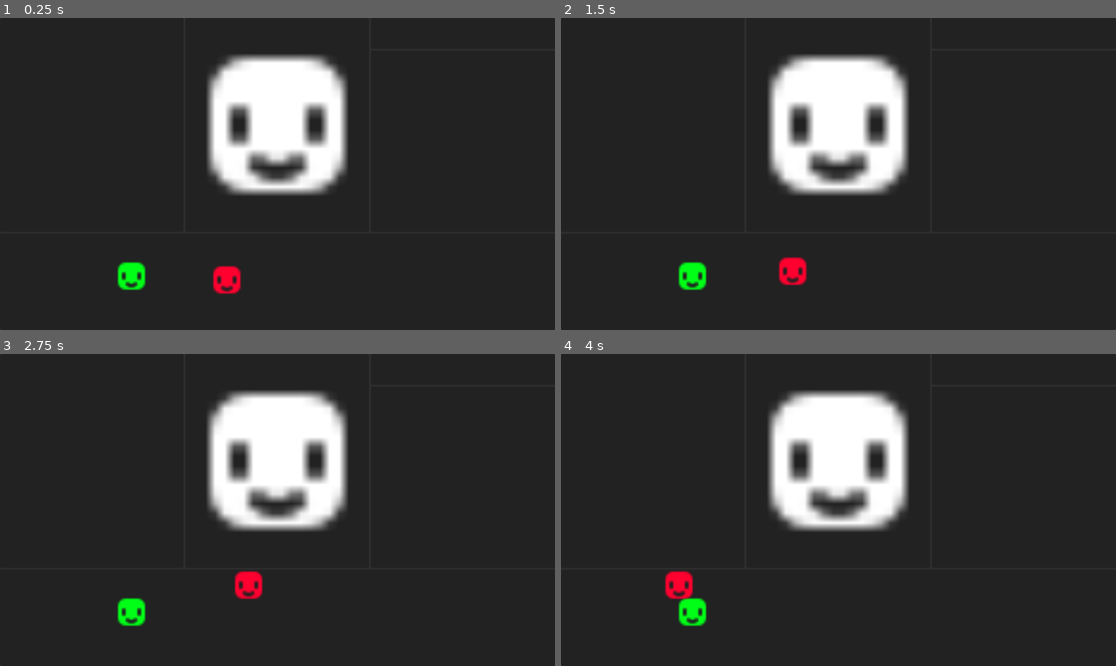
Above: before the commit, frames 1-4 (two rows, left to right).
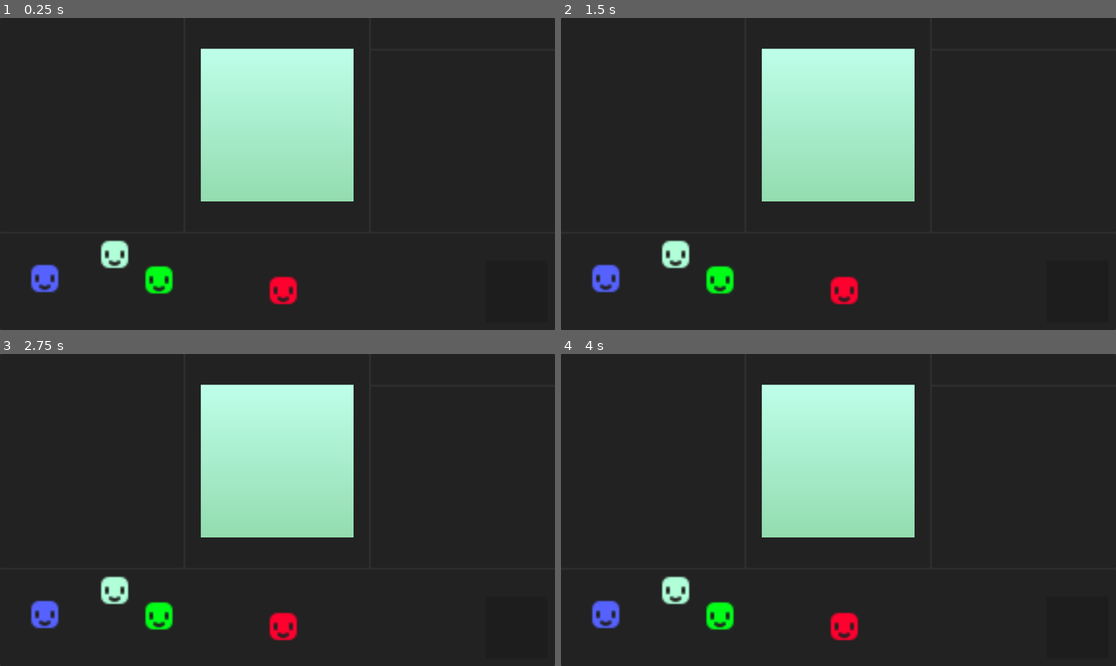
Above: after the commit, the same moments.

Repository: crtherin/sixinsync
Game: Godot game, scene res://main/main.tscn
The game is run twice, just before and just after one commit, with the same random seed, the same clock (stepped at 60 frames per second) and the same inputs.
Inputs (mouse positions are in pixels of both pictures, inside the frame that each line leads up to):
- Up to frame 1 (0.25 s): no input
- Up to frame 2 (1.5 s): tap Enter at 0.5 s; drag from (694, 276) to (894, 105) at 0.52 s; drag from (788, 280) to (810, 236) at 1.27 s
- Up to frame 3 (2.75 s): move the mouse to (333, 441) at 2.02 s; click (333, 441) at 2.17 s
- Up to frame 4 (4 s): tap Space at 2.75 s; drag from (810, 572) to (672, 463) at 2.77 s; move the mouse to (1005, 556) at 3.52 s; click (1005, 556) at 3.67 s

The runs differ from the first frame. In frame 1, 16% of the frame differs, in the area x 5-64%, y 9-92%; in frame 2, 16%; in frame 3, 16%; in frame 4, 16%.

Commit message:
main dev

Diff:
--- a/main/cup.gd
+++ b/main/cup.gd
@@ -9,27 +9,78 @@
 #endregion
 
 #region Constants
-const GROUP: StringName = &"cup"
 #endregion
 
 #region Export Variables
+@export var parent: MarginContainer
+@export var panel_customer: PanelContainer
+@export var panel_trash: PanelContainer
 #endregion
 
 #region Public Variables
+var is_pressed: bool: set = _set_pressed
+var initial_position: Vector2
 #endregion
 
 #region Private Variables
 #endregion
 
 #region OnReady Variables
+@onready var VBoxLayers := %VBoxLayers as VBoxContainer
+@onready var LayerBubbles := %LayerBubbles as TextureRect
+@onready var LayerExtras := %LayerExtras as TextureRect
+@onready var LayerTea := %LayerTea as TextureRect
+@onready var LayerMilk := %LayerMilk as TextureRect
 #endregion
 
 #region Virtual Methods
 func _ready() -> void:
-	add_to_group(GROUP)
+	Global.item_dropped_in_cup.connect(_on_item_dropped_in_cup)
+	gui_input.connect(_on_gui_input)
+	get_window().size_changed.connect(_on_window_size_changed)
+
+	reset()
+
+	await get_tree().process_frame
+
+	initial_position = global_position
+
+
+func _input(event: InputEvent) -> void:
+	if event is InputEventMouseButton:
+		var mouse_button_event := event as InputEventMouseButton
+
+		if not mouse_button_event.pressed:
+			match mouse_button_event.button_index:
+				MOUSE_BUTTON_LEFT:
+					var mouse_position: Vector2 = get_global_mouse_position()
+
+					create_tween().tween_property(self, ^"global_position", initial_position, 0.25).set_ease(Tween.EASE_OUT).set_trans(Tween.TRANS_BACK)
+
+					if Global.cup_is_dragging:
+
+						if panel_customer.get_global_rect().has_point(mouse_position):
+							Global.cup_dropped_on_customer.emit()
+
+						elif panel_trash.get_global_rect().has_point(mouse_position):
+							Global.cup_dropped_on_trash.emit()
+							reset()
+
+					is_pressed = false
+					Global.cup_is_dragging = false
+
+
+func _physics_process(_delta: float) -> void:
+	if is_pressed and not Engine.is_editor_hint():
+		global_position = global_position.lerp((get_global_mouse_position() - (size * scale) / 2.0), 0.1)
 #endregion
 
 #region Public Methods
+func reset() -> void:
+	for layer: TextureRect in [LayerBubbles, LayerExtras, LayerMilk]:
+		layer.visible = false
+		#layer.texture = null
+		layer.modulate = Color.WHITE
 #endregion
 
 #region Private Methods
@@ -39,12 +90,68 @@
 #endregion
 
 #region Signal Callbacks
+func _on_item_dropped_in_cup(item: Item) -> void:
+	print("Item: %s, dropped on cup" % item)
+
+	match item.data.type:
+		ItemData.Type.BOBA_TAPIOCA, ItemData.Type.BOBA_POPPING:
+			LayerBubbles.visible = true
+			#LayerBubbles.texture = item.data.cup_texture
+			LayerBubbles.modulate = item.data.cup_modulate
+
+		ItemData.Type.TEA_BLACK, ItemData.Type.TEA_GREEN, ItemData.Type.TEA_OOLONG:
+			LayerTea.visible = true
+			#LayerTea.texture = item.data.cup_texture
+			LayerTea.modulate = item.data.cup_modulate
+
+		ItemData.Type.MILK_DIARY, ItemData.Type.MILK_ALMOND, ItemData.Type.MILK_SUCCUBUS:
+			LayerMilk.visible = true
+			#LayerMilk.texture = item.data.cup_texture
+			LayerMilk.modulate = item.data.cup_modulate
+
+		ItemData.Type.EXTRAS_ICE, ItemData.Type.EXTRAS_SUGAR, ItemData.Type.EXTRAS_SWEETENER, ItemData.Type.EXTRAS_FRUIT_SYRUP:
+			LayerExtras.visible = true
+			#LayerExtras.texture = item.data.cup_texture
+			LayerExtras.modulate = item.data.cup_modulate
+
+		ItemData.Type.EXTRAS_FRUIT_PIECES, ItemData.Type.EXTRAS_TEARS, ItemData.Type.EXTRAS_BLOOD:
+			LayerExtras.visible = true
+			#LayerExtras.texture = item.data.cup_texture
+			LayerExtras.modulate = item.data.cup_modulate
+
+
+func _on_gui_input(event: InputEvent) -> void:
+	if event is InputEventMouseButton:
+		var mouse_button_event := event as InputEventMouseButton
+
+		if mouse_button_event.pressed:
+			match mouse_button_event.button_index:
+				MOUSE_BUTTON_LEFT:
+					is_pressed = true
+					Global.cup_is_dragging = true
+
+
+func _on_window_size_changed() -> void:
+	await get_tree().process_frame
+	await get_tree().process_frame
+
+	var viewport_size: Vector2 = get_viewport_rect().size
+
+	global_position.x = clampf(global_position.x, 0.0, viewport_size.x - size.x)
+	global_position.y = clampf(global_position.y, 0.0, viewport_size.y - size.y)
+
+	initial_position = global_position
 #endregion
 
 #region SubClasses
 #endregion
 
 #region Setter Methods
+func _set_pressed(arg: bool) -> void:
+	is_pressed = arg
+
+	pivot_offset = size / 2.0
+	create_tween().tween_property(self, ^"scale", Vector2.ONE * (0.5 if is_pressed else 1.0), 0.15)
 #endregion
 
 #region Getter Methods
--- a/main/cup.tscn
+++ b/main/cup.tscn
@@ -1,9 +1,50 @@
-[gd_scene load_steps=3 format=3 uid="uid://17w5iyucsao7"]
+[gd_scene load_steps=11 format=3 uid="uid://17w5iyucsao7"]
 
 [ext_resource type="Texture2D" uid="uid://hx1q48ubn0qg" path="res://main/sprite.svg" id="1_4chqy"]
 [ext_resource type="Script" path="res://main/cup.gd" id="2_ple3i"]
 
+[sub_resource type="Gradient" id="Gradient_uubqf"]
+offsets = PackedFloat32Array(0.0104712, 1)
+colors = PackedColorArray(0.867188, 0.866043, 0.381469, 1, 1, 1, 1, 1)
+
+[sub_resource type="GradientTexture2D" id="GradientTexture2D_avqxv"]
+gradient = SubResource("Gradient_uubqf")
+fill_from = Vector2(0.5, 1)
+fill_to = Vector2(0.5, 0)
+metadata/_snap_enabled = true
+
+[sub_resource type="Gradient" id="Gradient_3uw04"]
+offsets = PackedFloat32Array(0.0104712, 1)
+colors = PackedColorArray(0.867188, 0.361061, 0.596723, 1, 1, 1, 1, 1)
+
+[sub_resource type="GradientTexture2D" id="GradientTexture2D_o0yhc"]
+gradient = SubResource("Gradient_3uw04")
+fill_from = Vector2(0.5, 1)
+fill_to = Vector2(0.5, 0)
+metadata/_snap_enabled = true
+
+[sub_resource type="Gradient" id="Gradient_2yv1b"]
+offsets = PackedFloat32Array(0.0104712, 1)
+colors = PackedColorArray(0.719221, 0.827865, 0.867188, 1, 1, 1, 1, 1)
+
+[sub_resource type="GradientTexture2D" id="GradientTexture2D_ls3cb"]
+gradient = SubResource("Gradient_2yv1b")
+fill_from = Vector2(0.5, 1)
+fill_to = Vector2(0.5, 0)
+metadata/_snap_enabled = true
+
+[sub_resource type="Gradient" id="Gradient_wic47"]
+offsets = PackedFloat32Array(0.0104712, 1)
+colors = PackedColorArray(0.581274, 0.867188, 0.694082, 1, 0.743017, 1, 0.916324, 1)
+
+[sub_resource type="GradientTexture2D" id="GradientTexture2D_1go1s"]
+gradient = SubResource("Gradient_wic47")
+fill_from = Vector2(0.5, 1)
+fill_to = Vector2(0.5, 0)
+metadata/_snap_enabled = true
+
 [node name="Cup" type="TextureRect"]
+z_index = 1
 offset_right = 186.0
 offset_bottom = 412.0
 texture = ExtResource("1_4chqy")
@@ -22,17 +63,33 @@
 theme_override_constants/separation = 0
 
 [node name="LayerBubbles" type="TextureRect" parent="VBoxLayers"]
+unique_name_in_owner = true
+visible = false
 layout_mode = 2
 size_flags_vertical = 3
+texture = SubResource("GradientTexture2D_avqxv")
+expand_mode = 1
 
 [node name="LayerExtras" type="TextureRect" parent="VBoxLayers"]
+unique_name_in_owner = true
+visible = false
 layout_mode = 2
 size_flags_vertical = 3
+texture = SubResource("GradientTexture2D_o0yhc")
+expand_mode = 1
+
+[node name="LayerMilk" type="TextureRect" parent="VBoxLayers"]
+unique_name_in_owner = true
+visible = false
+layout_mode = 2
+size_flags_vertical = 3
+texture = SubResource("GradientTexture2D_ls3cb")
+expand_mode = 1
 
 [node name="LayerTea" type="TextureRect" parent="VBoxLayers"]
+unique_name_in_owner = true
 layout_mode = 2
 size_flags_vertical = 3
-
-[node name="LayerMilk" type="TextureRect" parent="VBoxLayers"]
-layout_mode = 2
-size_flags_vertical = 3
+size_flags_stretch_ratio = 7.71
+texture = SubResource("GradientTexture2D_1go1s")
+expand_mode = 1
--- a/main/global.gd
+++ b/main/global.gd
@@ -3,6 +3,14 @@
 extends Node
 
 #region Signals
+@warning_ignore("unused_signal")
+signal item_dropped_in_cup(item: Item)
+
+@warning_ignore("unused_signal")
+signal cup_dropped_on_customer
+
+@warning_ignore("unused_signal")
+signal cup_dropped_on_trash
 #endregion
 
 #region Enums
@@ -15,6 +23,8 @@
 #endregion
 
 #region Public Variables
+var item_is_dragging: bool
+var cup_is_dragging: bool
 #endregion
 
 #region Private Variables
--- a/main/item.gd
+++ b/main/item.gd
@@ -3,7 +3,6 @@
 extends TextureRect
 
 #region Signals
-signal dropped
 #endregion
 
 #region Enums
@@ -15,14 +14,14 @@
 
 #region Export Variables
 @export var data: ItemData
+@export var parent: Control
+@export var cup: Cup
+@export var panel_trash: PanelContainer
 #endregion
 
 #region Public Variables
-var is_pressed: bool: set = _set_is_pressed
+var is_pressed: bool
 var initial_position: Vector2
-
-var parent: Control
-var cup: Cup
 #endregion
 
 #region Private Variables
@@ -37,8 +36,6 @@
 
 #region Virtual Methods
 func _ready() -> void:
-	set_physics_process(false)
-
 	if data == null:
 		return
 
@@ -58,11 +55,10 @@
 	for _signal: Signal in [mouse_entered, mouse_exited]:
 		_signal.connect(_on_mouse_detection.bind(_signal == mouse_entered))
 
-	await get_tree().process_frame
+	for __: int in 2:
+		await get_tree().process_frame
 
-	initial_position = global_position
-	parent = get_parent() as Control
-	cup = get_tree().get_nodes_in_group(Cup.GROUP)[0] as Cup
+	set_random_position()
 
 
 func _input(event: InputEvent) -> void:
@@ -76,12 +72,22 @@
 
 
 func _physics_process(_delta: float) -> void:
-	global_position = global_position.lerp(get_global_mouse_position() - size / 2.0, 0.25)
+	if is_pressed and not Engine.is_editor_hint():
+		global_position = global_position.lerp(get_global_mouse_position() - size / 2.0, 0.25)
 #endregion
 
 #region Public Methods
 func bring_to_front() -> void:
 	Array(get_tree().get_nodes_in_group(GROUP), TYPE_OBJECT, &"TextureRect", Item).map(func(item: Item) -> void: item.z_index = int (item == self))
+
+
+func set_random_position() -> void:
+	var viewport_size: Vector2 = get_viewport_rect().size
+
+	global_position.x = randf_range(0.0, viewport_size.x - size.x - panel_trash.size.x)
+	global_position.y = randf_range(parent.global_position.y, viewport_size.y - size.y)
+
+	initial_position = global_position
 #endregion
 
 #region Private Methods
@@ -112,23 +118,30 @@
 				MOUSE_BUTTON_LEFT:
 					bring_to_front()
 
+					create_tween().tween_property(self, ^"rotation", randf_range(-0.75, 0.75), 0.25)
+
 					is_pressed = true
 					PanelTooltip.visible = false
+					Global.item_is_dragging = true
 
 		else:
 			match mouse_button_event.button_index:
 				MOUSE_BUTTON_LEFT:
 					if cup.get_global_rect().has_point(get_global_mouse_position()):
-						create_tween().tween_property(self, ^"global_position", initial_position, 0.25).set_ease(Tween.EASE_OUT).set_trans(Tween.TRANS_BACK)
-						dropped.emit()
+						Global.item_dropped_in_cup.emit(self)
 
-					else:
-						var viewport_size: Vector2 = get_viewport_rect().size
+					var viewport_size: Vector2 = get_viewport_rect().size
+					var new_position: Vector2 = global_position
+					var tween: Tween = create_tween()
 
-						global_position.x = clampf(global_position.x, 0.0, viewport_size.x - size.x)
-						global_position.y = clampf(global_position.y, parent.global_position.y, viewport_size.y - size.y)
+					new_position.x = clampf(new_position.x, 0.0, viewport_size.x - size.x)
+					new_position.y = clampf(new_position.y, parent.global_position.y, viewport_size.y - size.y)
 
-						initial_position = global_position
+					tween.tween_property(self, ^"global_position", new_position, 0.25).set_ease(Tween.EASE_OUT).set_trans(Tween.TRANS_BACK)
+					tween.parallel().tween_property(self, ^"rotation", 0.0, 0.25)
+
+					initial_position = new_position
+					Global.item_is_dragging = false
 
 
 func _on_mouse_detection(entered: bool) -> void:
@@ -153,9 +166,6 @@
 #endregion
 
 #region Setter Methods
-func _set_is_pressed(arg: bool) -> void:
-	is_pressed = arg
-	set_physics_process(arg)
 #endregion
 
 #region Getter Methods
--- a/main/main.gd
+++ b/main/main.gd
@@ -28,19 +28,26 @@
 @onready var PanelQuest := %PanelQuest as PanelContainer
 @onready var PanelCup := %PanelCup as PanelContainer
 @onready var MarginCup := %MarginCup as MarginContainer
-@onready var VBoxCharArea := %VBoxCharArea as VBoxContainer
+@onready var AspectRatioCup := %AspectRatioCup as AspectRatioContainer
+@onready var VBoxCustomer := %VBoxCustomer as VBoxContainer
 @onready var PanelStats := %PanelStats as PanelContainer
-@onready var PanelChar := %PanelChar as PanelContainer
+@onready var PanelCustomer := %PanelCustomer as PanelContainer
 @onready var PanelItems := %PanelItems as PanelContainer
 @onready var ItemsContainer := %ItemsContainer as Control
+@onready var PanelTrash := %PanelTrash as PanelContainer
 #endregion
 
 #region Virtual Methods
 func _ready() -> void:
-	get_items().map(func(item: Item) -> void: item.dropped.connect(_on_item_dropped.bind(item)))
+	Global.cup_dropped_on_customer.connect(_on_cup_dropped_on_customer)
+	Global.cup_dropped_on_trash.connect(_on_cup_dropped_on_trash)
 #endregion
 
 #region Public Methods
+func randomize_item_positions() -> void:
+	pass
+
+
 func get_items() -> Array[Item]:
 	return Array(ItemsContainer.get_children(), TYPE_OBJECT, &"TextureRect", Item)
 #endregion
@@ -52,8 +59,12 @@
 #endregion
 
 #region Signal Callbacks
-func _on_item_dropped(item: Item) -> void:
-	print(item)
+func _on_cup_dropped_on_customer() -> void:
+	print("Dropped on customer")
+
+
+func _on_cup_dropped_on_trash() -> void:
+	print("Dropped on trash")
 #endregion
 
 #region SubClasses
--- a/main/main.tscn
+++ b/main/main.tscn
@@ -1,11 +1,46 @@
-[gd_scene load_steps=7 format=3 uid="uid://cmbg6io8quw2j"]
+[gd_scene load_steps=10 format=3 uid="uid://cmbg6io8quw2j"]
 
 [ext_resource type="Script" path="res://main/main.gd" id="1_3ulu4"]
 [ext_resource type="PackedScene" uid="uid://17w5iyucsao7" path="res://main/cup.tscn" id="2_iii1x"]
 [ext_resource type="PackedScene" uid="uid://be11ekbhpy8bm" path="res://main/item.tscn" id="2_voga1"]
-[ext_resource type="Resource" uid="uid://552guhpfpjvh" path="res://resources/items/generic_item_1.tres" id="4_opo3x"]
 [ext_resource type="Texture2D" uid="uid://hx1q48ubn0qg" path="res://main/sprite.svg" id="4_u8bic"]
-[ext_resource type="Resource" uid="uid://r5q3vk4ymxhp" path="res://resources/items/generic_item_2.tres" id="6_r6jvu"]
+[ext_resource type="Script" path="res://resources/item_data.gd" id="5_kqg30"]
+
+[sub_resource type="Resource" id="Resource_i50ov"]
+script = ExtResource("5_kqg30")
+type = 1
+item_texture = ExtResource("4_u8bic")
+title = "Generic Item 1"
+description = "A simple test item"
+item_modulate = Color(0, 1, 0.09163, 1)
+cup_modulate = Color(1, 1, 1, 1)
+
+[sub_resource type="Resource" id="Resource_ekgdg"]
+script = ExtResource("5_kqg30")
+type = 4
+item_texture = ExtResource("4_u8bic")
+title = "Generic Item 2"
+description = "A simple test item"
+item_modulate = Color(1, 0, 0.185064, 1)
+cup_modulate = Color(1, 1, 1, 1)
+
+[sub_resource type="Resource" id="Resource_mlc35"]
+script = ExtResource("5_kqg30")
+type = 6
+item_texture = ExtResource("4_u8bic")
+title = "Generic Item 2"
+description = "A simple test item"
+item_modulate = Color(0.68887, 1, 0.852236, 1)
+cup_modulate = Color(1, 1, 1, 1)
+
+[sub_resource type="Resource" id="Resource_y3ivt"]
+script = ExtResource("5_kqg30")
+type = 10
+item_texture = ExtResource("4_u8bic")
+title = "Generic Item 2"
+description = "A simple test item"
+item_modulate = Color(0.336903, 0.385961, 1, 1)
+cup_modulate = Color(1, 1, 1, 1)
 
 [node name="Main" type="Control"]
 layout_mode = 3
@@ -58,26 +93,33 @@
 unique_name_in_owner = true
 layout_mode = 2
 theme_override_constants/margin_left = 32
-theme_override_constants/margin_top = 64
+theme_override_constants/margin_top = 16
 theme_override_constants/margin_right = 32
-theme_override_constants/margin_bottom = 64
-
-[node name="Cup" parent="PanelBackground/MarginBackground/VBoxBackground/HBoxGameArea/PanelCup/MarginCup" instance=ExtResource("2_iii1x")]
-layout_mode = 2
-
-[node name="VBoxCharArea" type="VBoxContainer" parent="PanelBackground/MarginBackground/VBoxBackground/HBoxGameArea"]
-unique_name_in_owner = true
-layout_mode = 2
-size_flags_horizontal = 3
-mouse_filter = 2
-
-[node name="PanelStats" type="PanelContainer" parent="PanelBackground/MarginBackground/VBoxBackground/HBoxGameArea/VBoxCharArea"]
+theme_override_constants/margin_bottom = 16
+
+[node name="AspectRatioCup" type="AspectRatioContainer" parent="PanelBackground/MarginBackground/VBoxBackground/HBoxGameArea/PanelCup/MarginCup"]
+unique_name_in_owner = true
+layout_mode = 2
+
+[node name="Cup" parent="PanelBackground/MarginBackground/VBoxBackground/HBoxGameArea/PanelCup/MarginCup/AspectRatioCup" node_paths=PackedStringArray("parent", "panel_customer", "panel_trash") instance=ExtResource("2_iii1x")]
+layout_mode = 2
+parent = NodePath("../..")
+panel_customer = NodePath("../../../../VBoxCustomer/PanelCustomer")
+panel_trash = NodePath("../../../../../PanelItems/ItemsContainer/PanelTrash")
+
+[node name="VBoxCustomer" type="VBoxContainer" parent="PanelBackground/MarginBackground/VBoxBackground/HBoxGameArea"]
+unique_name_in_owner = true
+layout_mode = 2
+size_flags_horizontal = 3
+mouse_filter = 2
+
+[node name="PanelStats" type="PanelContainer" parent="PanelBackground/MarginBackground/VBoxBackground/HBoxGameArea/VBoxCustomer"]
 unique_name_in_owner = true
 custom_minimum_size = Vector2(0, 64)
 layout_mode = 2
 mouse_filter = 2
 
-[node name="PanelChar" type="PanelContainer" parent="PanelBackground/MarginBackground/VBoxBackground/HBoxGameArea/VBoxCharArea"]
+[node name="PanelCustomer" type="PanelContainer" parent="PanelBackground/MarginBackground/VBoxBackground/HBoxGameArea/VBoxCustomer"]
 unique_name_in_owner = true
 layout_mode = 2
 size_flags_vertical = 3
@@ -92,24 +134,80 @@
 [node name="ItemsContainer" type="Control" parent="PanelBackground/MarginBackground/VBoxBackground/PanelItems"]
 unique_name_in_owner = true
 layout_mode = 2
-mouse_filter = 2
-
-[node name="Item" parent="PanelBackground/MarginBackground/VBoxBackground/PanelItems/ItemsContainer" instance=ExtResource("2_voga1")]
-self_modulate = Color(0.0709571, 1, 0.0251577, 1)
+size_flags_horizontal = 3
+mouse_filter = 2
+
+[node name="Item" parent="PanelBackground/MarginBackground/VBoxBackground/PanelItems/ItemsContainer" node_paths=PackedStringArray("parent", "cup", "panel_trash") instance=ExtResource("2_voga1")]
+self_modulate = Color(0, 1, 0.09163, 1)
 layout_mode = 0
 offset_left = 241.0
 offset_top = 56.0
 offset_right = 305.0
 offset_bottom = 120.0
 texture = ExtResource("4_u8bic")
-data = ExtResource("4_opo3x")
-
-[node name="Item2" parent="PanelBackground/MarginBackground/VBoxBackground/PanelItems/ItemsContainer" instance=ExtResource("2_voga1")]
-self_modulate = Color(1, 0.0623698, 0.0772913, 1)
+data = SubResource("Resource_i50ov")
+parent = NodePath("..")
+cup = NodePath("../../../HBoxGameArea/PanelCup/MarginCup/AspectRatioCup/Cup")
+panel_trash = NodePath("../PanelTrash")
+
+[node name="Item2" parent="PanelBackground/MarginBackground/VBoxBackground/PanelItems/ItemsContainer" node_paths=PackedStringArray("parent", "cup", "panel_trash") instance=ExtResource("2_voga1")]
+self_modulate = Color(1, 0, 0.185064, 1)
 layout_mode = 0
 offset_left = 439.0
 offset_top = 64.0
 offset_right = 503.0
 offset_bottom = 128.0
 texture = ExtResource("4_u8bic")
-data = ExtResource("6_r6jvu")
+data = SubResource("Resource_ekgdg")
+parent = NodePath("..")
+cup = NodePath("../../../HBoxGameArea/PanelCup/MarginCup/AspectRatioCup/Cup")
+panel_trash = NodePath("../PanelTrash")
+
+[node name="Item3" parent="PanelBackground/MarginBackground/VBoxBackground/PanelItems/ItemsContainer" node_paths=PackedStringArray("parent", "cup", "panel_trash") instance=ExtResource("2_voga1")]
+self_modulate = Color(0.68887, 1, 0.852236, 1)
+layout_mode = 0
+offset_left = 616.0
+offset_top = 24.0
+offset_right = 680.0
+offset_bottom = 88.0
+texture = ExtResource("4_u8bic")
+data = SubResource("Resource_mlc35")
+parent = NodePath("..")
+cup = NodePath("../../../HBoxGameArea/PanelCup/MarginCup/AspectRatioCup/Cup")
+panel_trash = NodePath("../PanelTrash")
+
+[node name="Item4" parent="PanelBackground/MarginBackground/VBoxBackground/PanelItems/ItemsContainer" node_paths=PackedStringArray("parent", "cup", "panel_trash") instance=ExtResource("2_voga1")]
+self_modulate = Color(0.336903, 0.385961, 1, 1)
+layout_mode = 0
+offset_left = 312.0
+offset_top = -8.0
+offset_right = 376.0
+offset_bottom = 56.0
+texture = ExtResource("4_u8bic")
+data = SubResource("Resource_y3ivt")
+parent = NodePath("..")
+cup = NodePath("../../../HBoxGameArea/PanelCup/MarginCup/AspectRatioCup/Cup")
+panel_trash = NodePath("../PanelTrash")
+
+[node name="PanelTrash" type="PanelContainer" parent="PanelBackground/MarginBackground/VBoxBackground/PanelItems/ItemsContainer"]
+unique_name_in_owner = true
+custom_minimum_size = Vector2(128, 128)
+layout_mode = 1
+anchors_preset = 3
+anchor_left = 1.0
+anchor_top = 1.0
+anchor_right = 1.0
+anchor_bottom = 1.0
+offset_left = -144.0
+offset_top = -144.0
+offset_right = -16.0
+offset_bottom = -16.0
+grow_horizontal = 0
+grow_vertical = 0
+mouse_filter = 2
+
+[node name="TextureTrash" type="TextureRect" parent="PanelBackground/MarginBackground/VBoxBackground/PanelItems/ItemsContainer/PanelTrash"]
+layout_mode = 2
+mouse_filter = 2
+expand_mode = 1
+stretch_mode = 5
